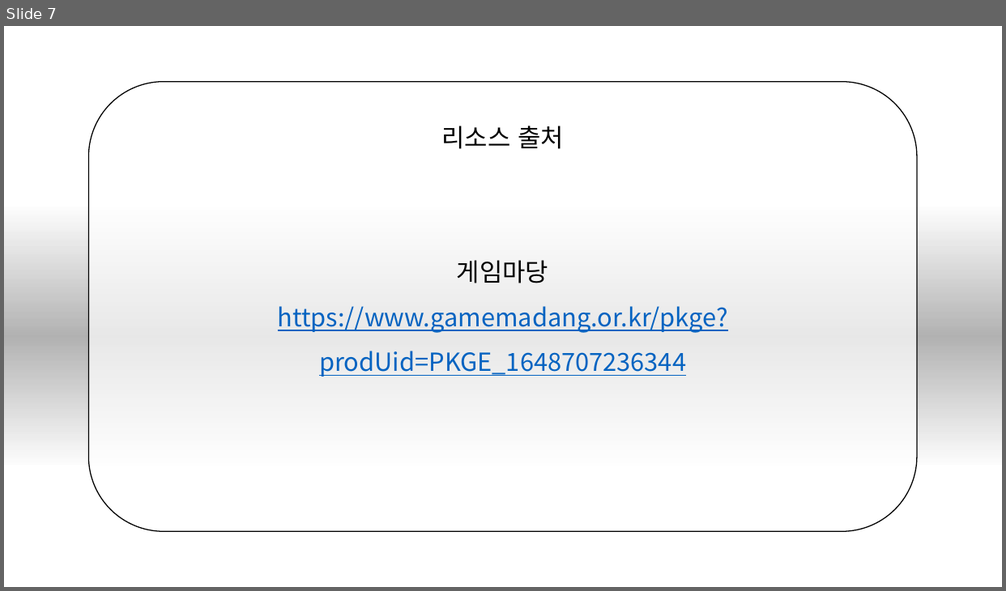
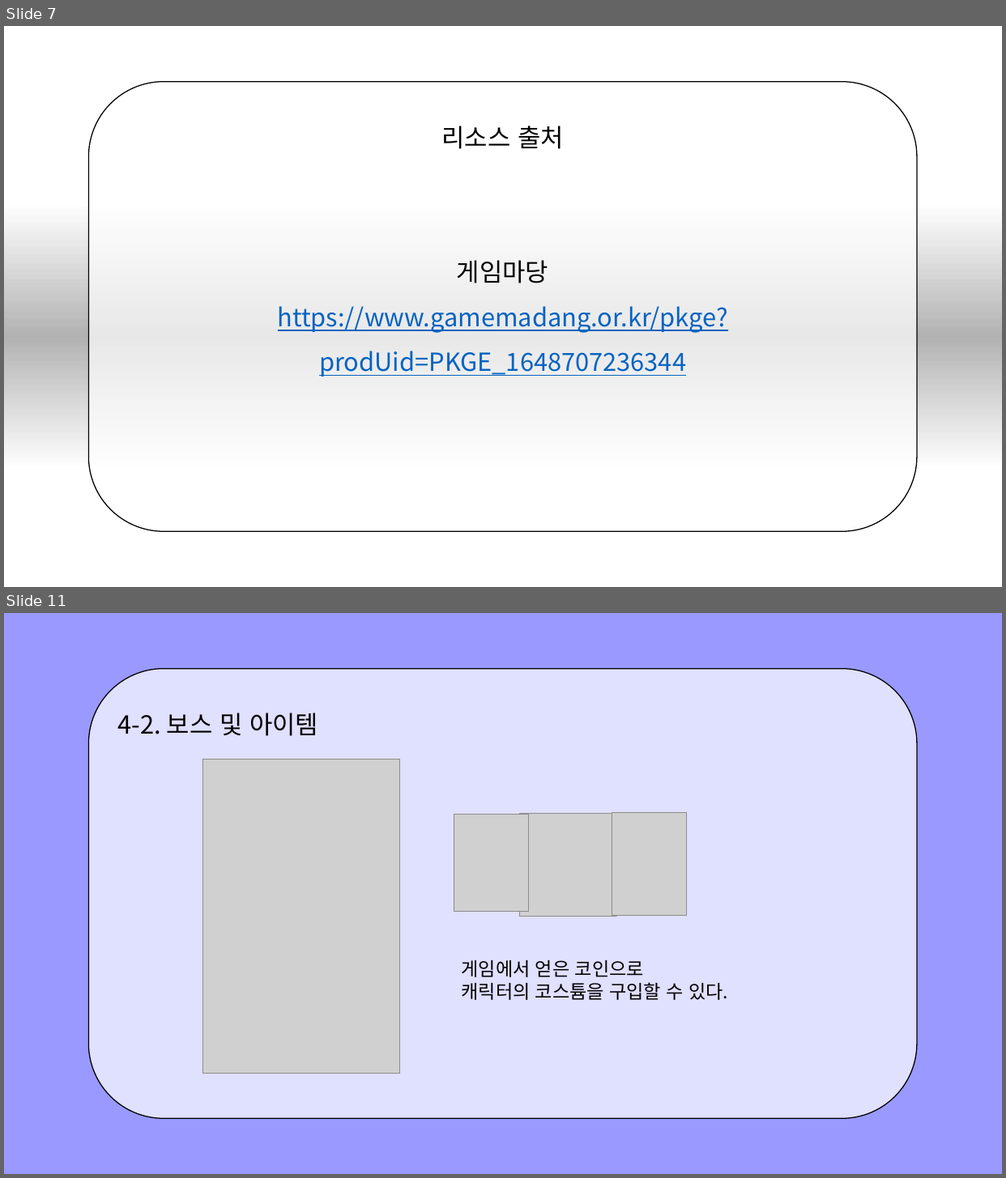
Before and after one commit to pikach-u/2DGP_PIXELJONES, a slide deck: 2DGP 기획발표.pptx. Shown one above the other, each under a label of ours: slide 7 before the commit, slides 7 and 11 after it; the slides between them are not shown. The pictures are 1006x591 and 1006x1178 pixels, drawn with LibreOffice and Linux fonts; fonts in the diff are those of the drawing; grey boxes stand for pictures; background and template pictures are left out. Boxes give left, top, right and bottom in pixels: in the first picture for what was removed or moved away, otherwise in the second. Text is boxed around its words. In the diff, an @@ line names an element or a change of style, - is before the commit and + after.

```diff
--- a/2DGP 기획발표.pptx
+++ b/2DGP 기획발표.pptx
@@ slide 11 added at bbox=[4, 613, 1002, 1174], background #9999FF @@
@@ rounded rectangle added at bbox=[88, 668, 918, 1118], fill #FFFFFF at 70% opacity, outline #000000 1 pt, 24 pt, text #000000 @@
+4-2. 보스 및 아이템
@@ picture added at bbox=[203, 759, 400, 1074] @@
@@ picture added at bbox=[454, 815, 529, 912] @@
@@ picture added at bbox=[520, 814, 617, 916] @@
@@ picture added at bbox=[612, 813, 687, 915] @@
@@ text added at bbox=[462, 960, 728, 1000], 18 pt, text #000000 @@
+게임에서 얻은 코인으로
+캐릭터의 코스튬을 구입할 수 있다.
```
Also in this commit, not shown: 1 slide changed, 5 other slides added.
